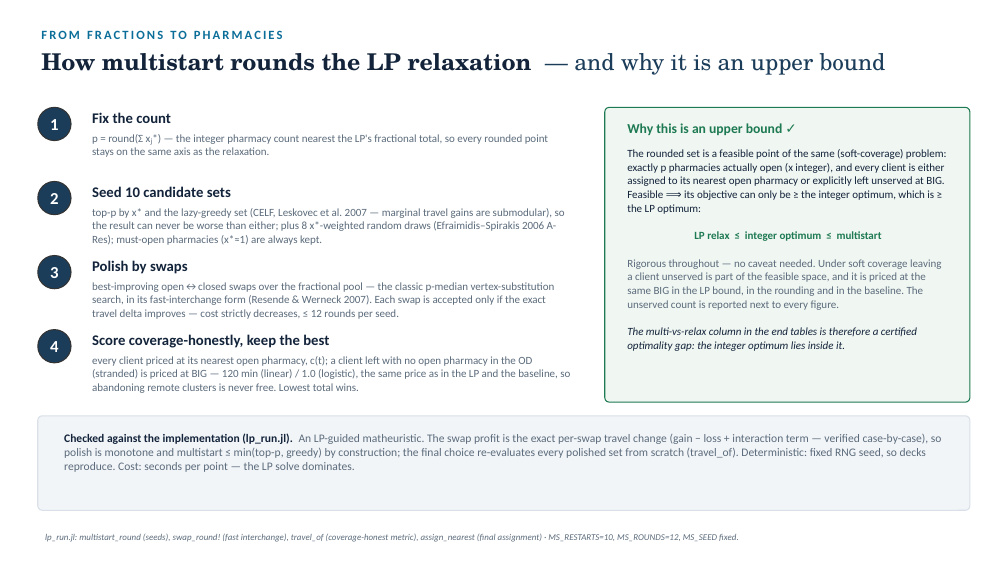
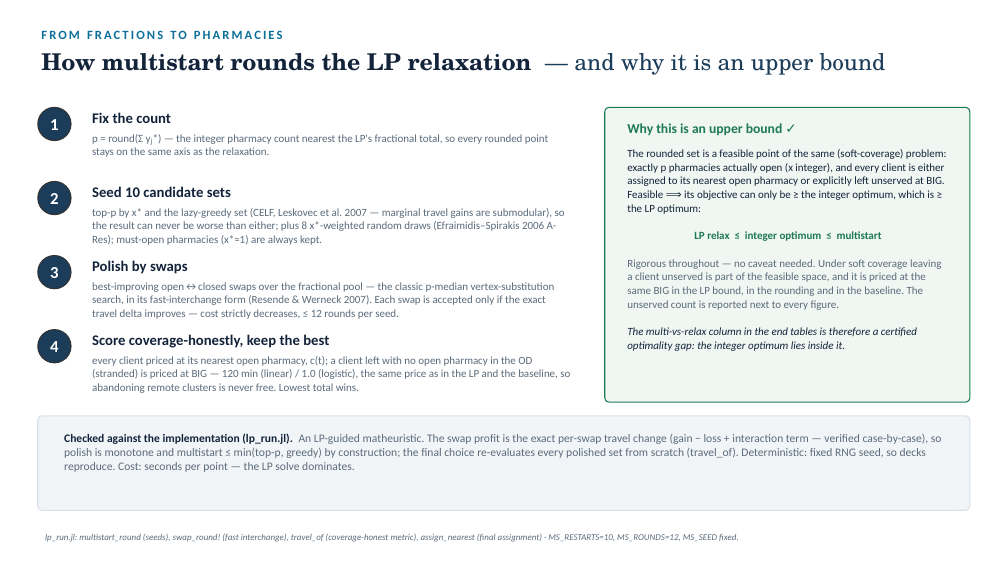
Before and after one commit to ObjectVision/NetworkModel_EU, a slide deck: slide 6 of doc/lambda_sweep5.pptx. Drawn at 1008x567 pixels with LibreOffice and Linux fonts; fonts in the diff are those of the drawing. Boxes give left, top, right and bottom in pixels: in the first picture for what was removed or moved away, otherwise in the second. Text is boxed around its words. In the diff, an @@ line names an element or a change of style, - is before the commit and + after.

```diff
--- a/doc/lambda_sweep5.pptx
+++ b/doc/lambda_sweep5.pptx
@@ text at bbox=[92, 134, 548, 157]: text changed @@
-p = round(Σ xⱼ*) — the integer pharmacy count nearest the LP's fractional total, so every rounded point stays on the same axis as the relaxation.
+p = round(Σ yⱼ*) — the integer pharmacy count nearest the LP's fractional total, so every rounded point stays on the same axis as the relaxation.
```
Also in this commit, not shown: 47 other slides changed, 15 other files.
